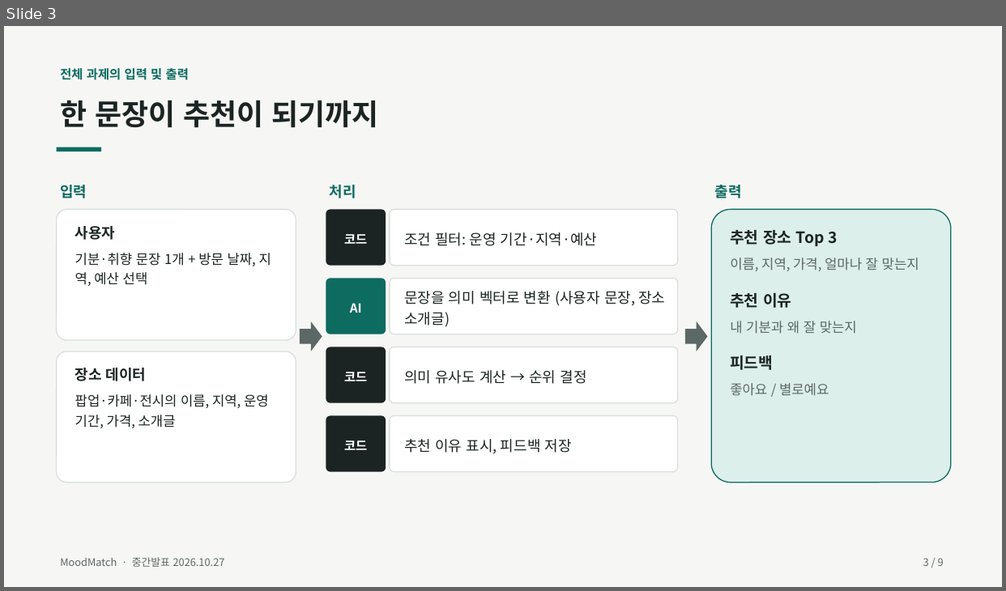
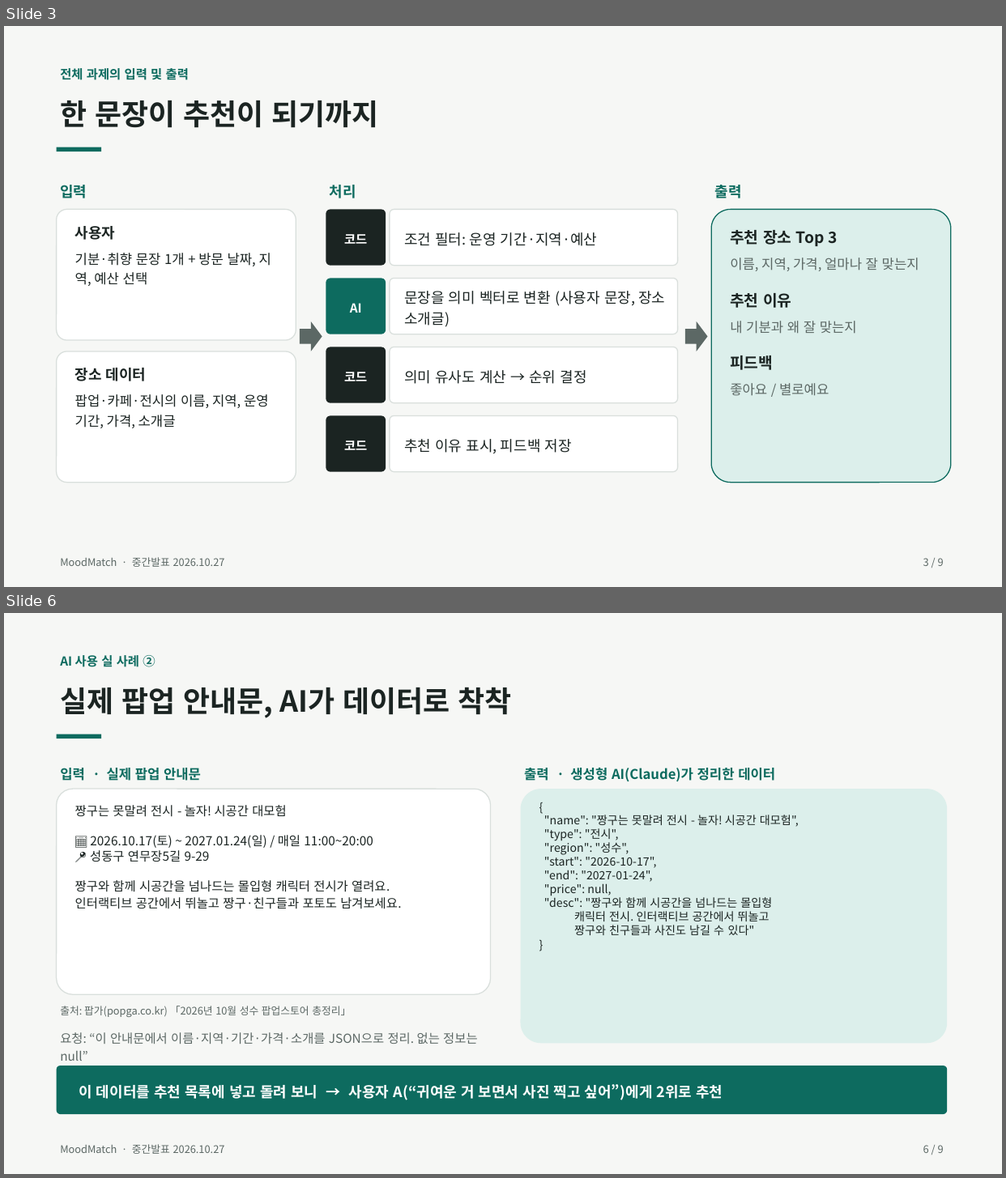
Before and after one commit to junwoo906/MoodMatch, a slide deck: docs/MoodMatch_중간발표.pptx. Shown one above the other, each under a label of ours: slide 3 before the commit, slides 3 and 6 after it; the slides between them are not shown. The pictures are 1006x591 and 1006x1178 pixels, drawn with LibreOffice and Linux fonts; fonts in the diff are those of the drawing. Boxes give left, top, right and bottom in pixels: in the first picture for what was removed or moved away, otherwise in the second. Text is boxed around its words. In the diff, an @@ line names an element or a change of style, - is before the commit and + after.

```diff
--- a/docs/MoodMatch_중간발표.pptx
+++ b/docs/MoodMatch_중간발표.pptx
@@ slide 6 added at bbox=[4, 613, 1002, 1174], background #F6F7F5 @@
@@ text added at bbox=[60, 655, 155, 667], 12 pt, text #0D6B5F, bold @@
+AI 사용 실 사례 ②
@@ text added at bbox=[60, 687, 511, 718], 28 pt, text #1B2422, bold @@
+실제 팝업 안내문, AI가 데이터로 착착
@@ rectangle added at bbox=[57, 735, 101, 739], fill #0D6B5F @@
@@ text added at bbox=[60, 768, 201, 781], 13 pt, text #0D6B5F, bold @@
+입력 · 실제 팝업 안내문
@@ text added at bbox=[524, 768, 775, 782], 13 pt, text #0D6B5F, bold @@
+출력 · 생성형 AI(Claude)가 정리한 데이터
@@ rounded rectangle added at bbox=[57, 789, 491, 995], fill #FFFFFF, outline #D9DFDC 1 pt @@
@@ text added at bbox=[75, 805, 401, 909], 12 pt, text #1B2422 @@
+짱구는 못말려 전시 - 놀자! 시공간 대모험
+📅 2026.10.17(토) ~ 2027.01.24(일) / 매일 11:00~20:00
+📍 성동구 연무장5길 9-29
+짱구와 함께 시공간을 넘나드는 몰입형 캐릭터 전시가 열려요.
+인터랙티브 공간에서 뛰놀고 짱구·친구들과 포토도 남겨보세요.
@@ rounded rectangle added at bbox=[521, 789, 948, 1043], fill #DCEFEB @@
@@ text added at bbox=[544, 815, 799, 935], 11 pt, text #1B2422 @@
+{
+"name": "짱구는 못말려 전시 - 놀자! 시공간 대모험",
+"type": "전시",
+"region": "성수",
+"start": "2026-10-17",
+"end": "2027-01-24",
+"price": null,
+"desc": "짱구와 함께 시공간을 넘나드는 몰입형
+캐릭터 전시. 인터랙티브 공간에서 뛰놀고
+짱구와 친구들과 사진도 남길 수 있다"
+}
@@ text added at bbox=[60, 1006, 351, 1017], 10 pt, text #5C6865 @@
+출처: 팝가(popga.co.kr) 「2026년 10월 성수 팝업스토어 총정리」
@@ text added at bbox=[60, 1033, 477, 1061], 12 pt, text #5C6865 @@
+요청: “이 안내문에서 이름·지역·기간·가격·소개를 JSON으로 정리. 없는 정보는 null”
@@ rounded rectangle added at bbox=[57, 1066, 948, 1114], fill #0D6B5F @@
@@ text added at bbox=[79, 1084, 722, 1101], 14 pt, text #FFFFFF, bold @@
+이 데이터를 추천 목록에 넣고 돌려 보니 → 사용자 A(“귀여운 거 보면서 사진 찍고 싶어”)에게 2위로 추천
@@ text added at bbox=[60, 1144, 225, 1154], 10 pt, text #5C6865 @@
+MoodMatch · 중간발표 2026.10.27
@@ text added at bbox=[923, 1145, 944, 1153], 10 pt, text #5C6865 @@
+6 / 9
```
Also in this commit, not shown: 4 slides changed, 1 slide removed, 2 other files.
